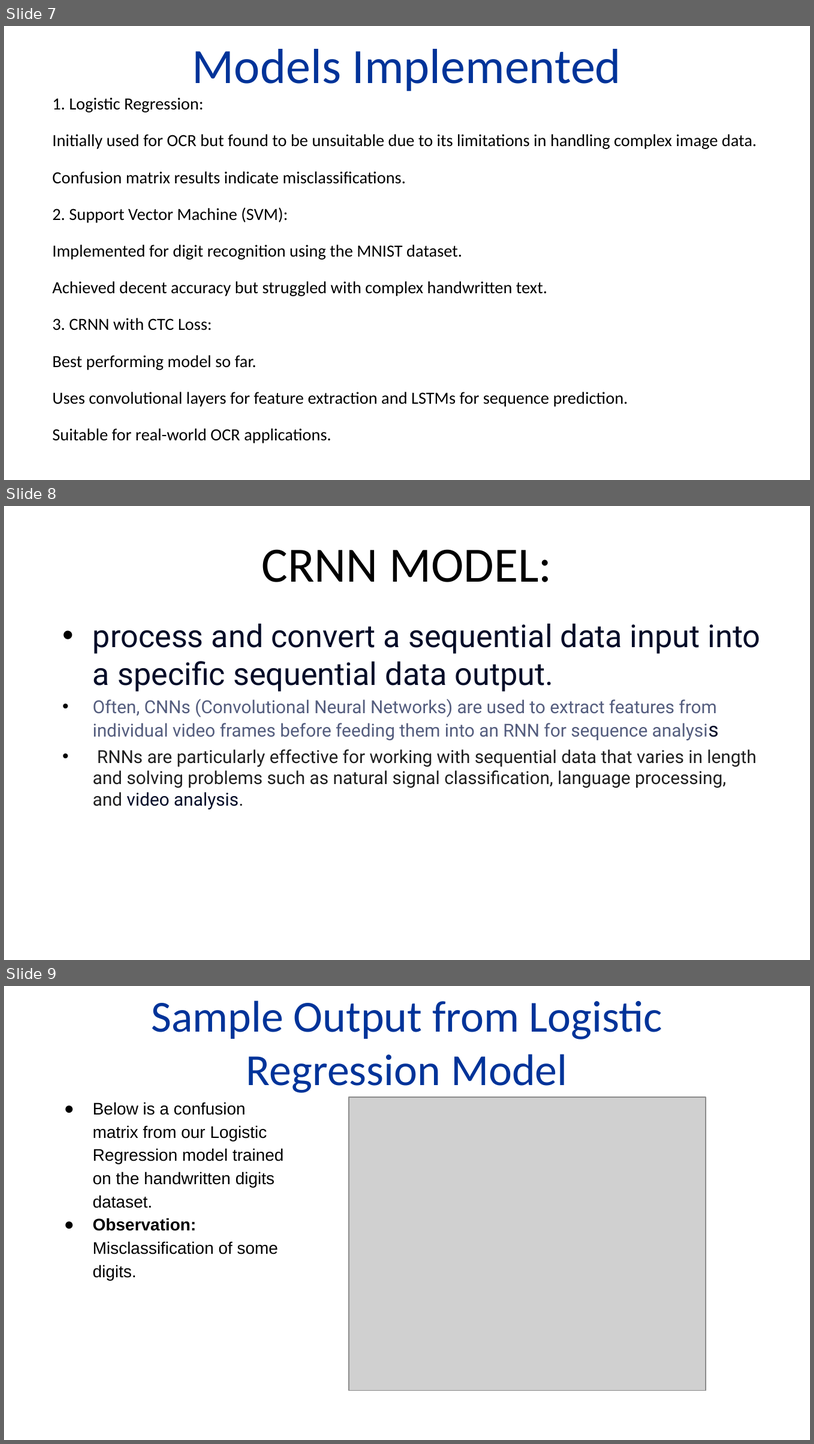
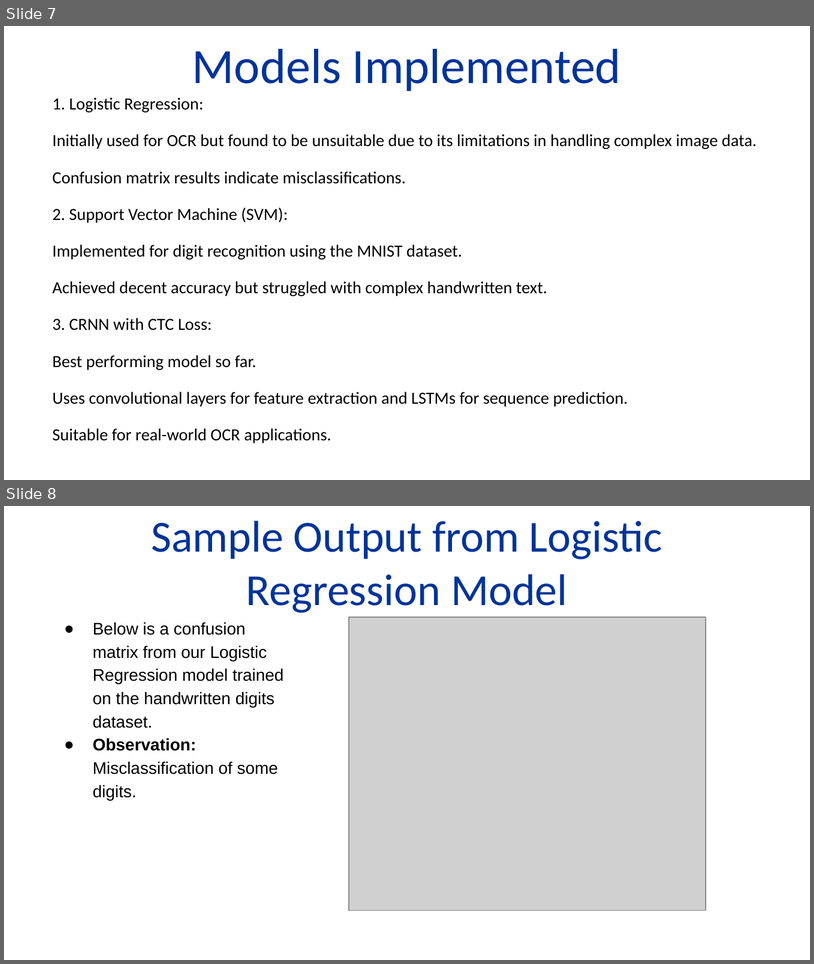
Before and after one commit to Biancaa-R/ODR_ODD_tm4c123gxl, a slide deck: ml_docs/ml_ocr.pptx. Shown one above the other, each under a label of ours: slides 7, 8 and 9 before the commit, slides 7 and 8 after it. The pictures are 814x1444 and 814x964 pixels, drawn with LibreOffice and Linux fonts; fonts in the diff are those of the drawing; grey boxes stand for pictures; background and template pictures are left out. Boxes give left, top, right and bottom in pixels: in the first picture for what was removed or moved away, otherwise in the second. Text is boxed around its words. In the diff, an @@ line names an element or a change of style, - is before the commit and + after.

```diff
--- a/ml_docs/ml_ocr.pptx
+++ b/ml_docs/ml_ocr.pptx
@@ slide 8 removed at (4, 506, 810, 960), background #FFFFFF @@
@@ title removed at (261, 549, 552, 582) @@
-CRNN MODEL:
@@ text removed at (93, 623, 761, 810) @@
-• process and convert a sequential data input into a specific sequential data output.
-• Often, CNNs (Convolutional Neural Networks) are used to extract features from individual video frames before feeding them into an RNN for sequence analysis
-• RNNs are particularly effective for working with sequential data that varies in length and solving problems such as natural signal classification, language processing, and video analysis.
@@ what was slide 9 is now slide 8 @@
```
Also in this commit, not shown: 3 slides changed, 3 slides added, 1 other file.
